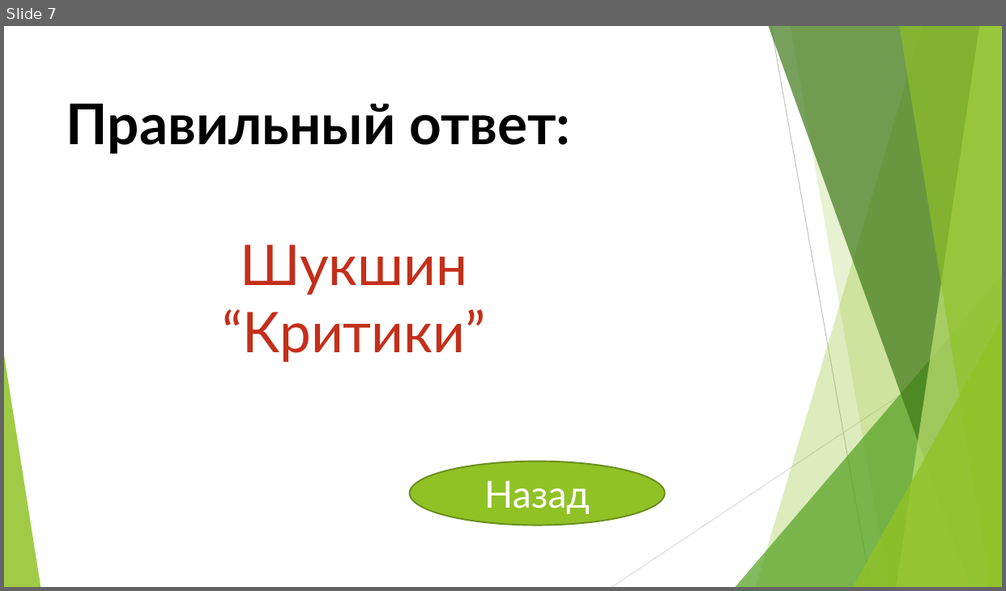
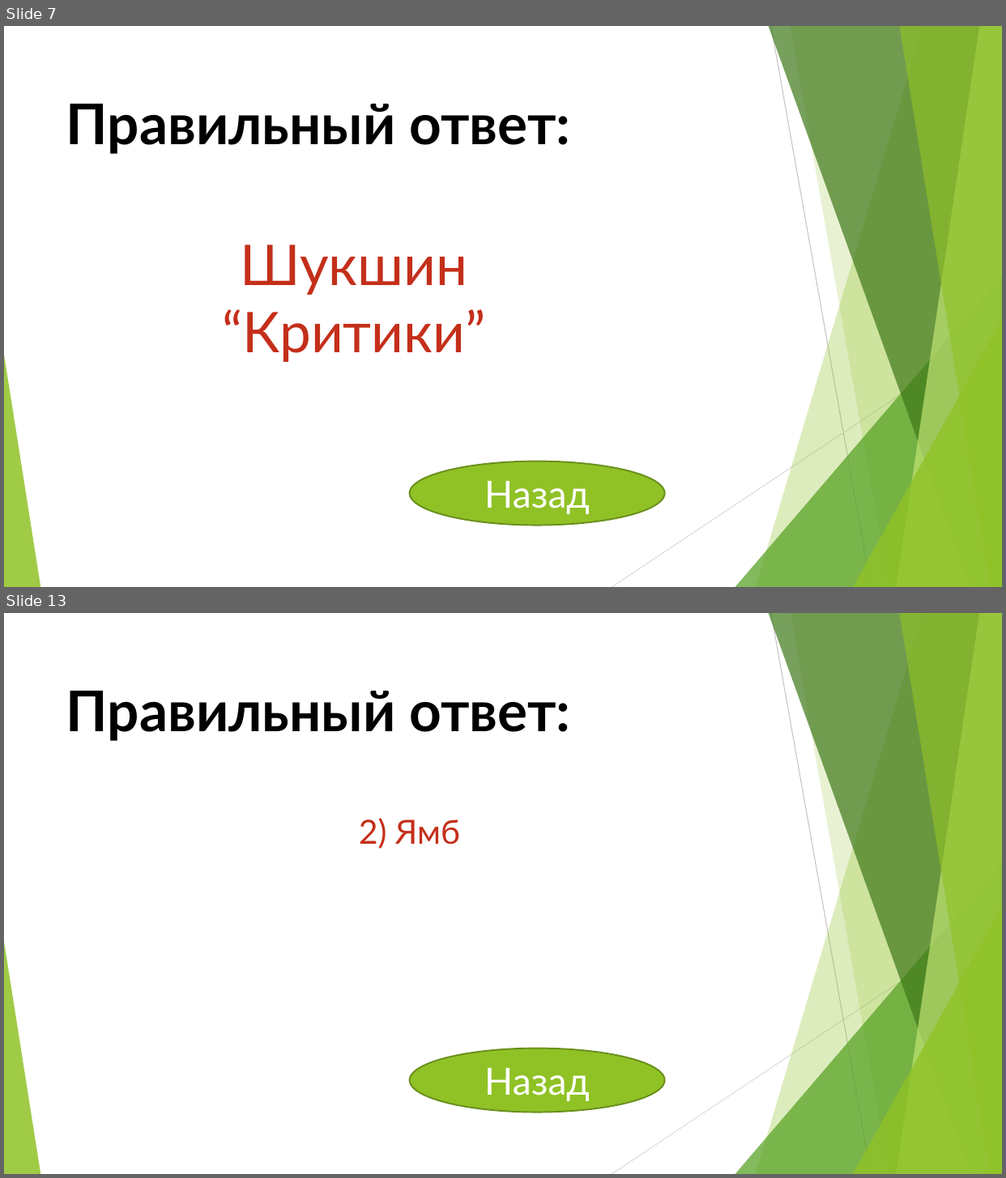
Before and after one commit to Yaric2010/ABOBA228, a slide deck: Презентация_ЯРИК_ЗЩЕЙНАБ_РЕНАТ_АМИРА.pptx. Shown one above the other, each under a label of ours: slide 7 before the commit, slides 7 and 13 after it; the slides between them are not shown. The pictures are 1006x591 and 1006x1178 pixels, drawn with LibreOffice and Linux fonts; fonts in the diff are those of the drawing. Boxes give left, top, right and bottom in pixels: in the first picture for what was removed or moved away, otherwise in the second. Text is boxed around its words. In the diff, an @@ line names an element or a change of style, - is before the commit and + after.

```diff
--- a/Презентация_ЯРИК_ЗЩЕЙНАБ_РЕНАТ_АМИРА.pptx
+++ b/Презентация_ЯРИК_ЗЩЕЙНАБ_РЕНАТ_АМИРА.pptx
@@ slide 13 added at bbox=[4, 613, 1002, 1174], background #FFFFFF; not listed: 10 template elements that a slide beside it also shows @@
@@ text added at bbox=[66, 691, 571, 741], 54 pt, text #000000, bold @@
+Правильный ответ:
@@ text added at bbox=[359, 818, 460, 849], 32 pt, text gradient #62170D to #C42F1A to #EB7766 @@
+2) Ямб
@@ ellipse added at bbox=[410, 1049, 665, 1112], fill #90C226, outline #6B901C 1.5 pt, 36 pt, text #FFFFFF @@
+Назад
```
Also in this commit, not shown: 2 slides changed, 24 other slides added.
